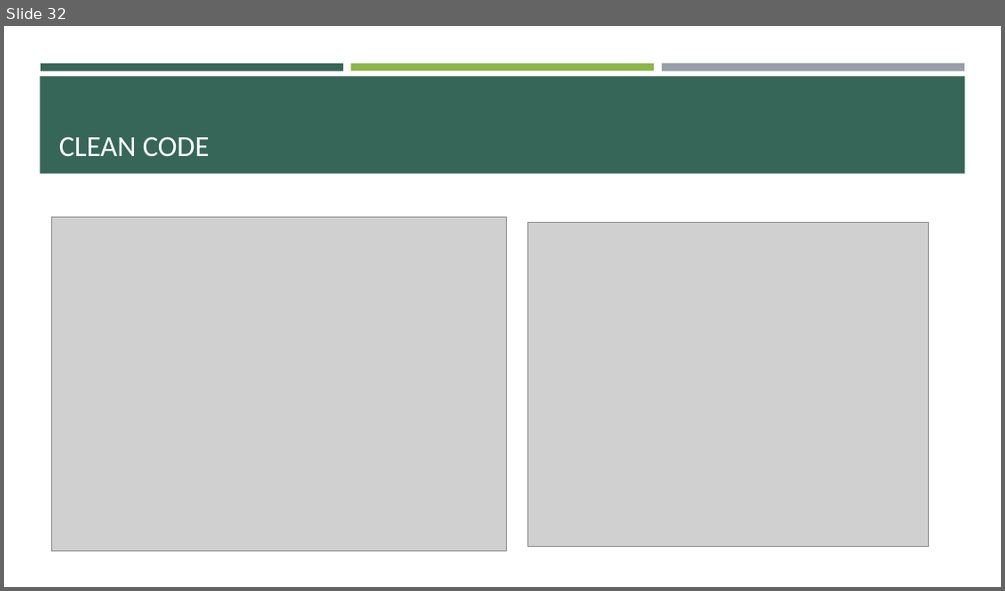
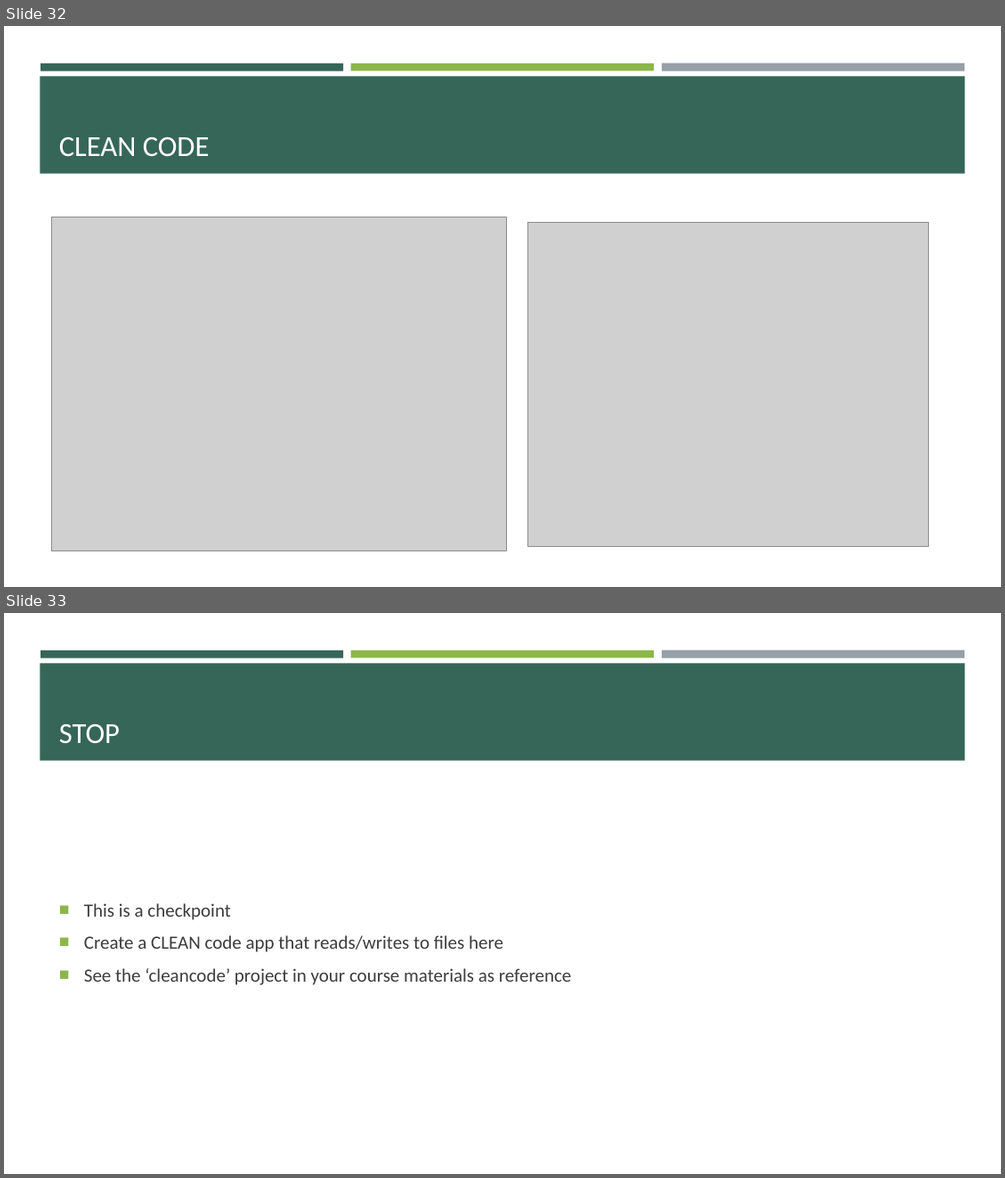
Before and after one commit to e-m-wilson/java-fs, a slide deck: Week_4/Advanced_Java_Design_Patterns_&_JDBC.pptx. Shown one above the other, each under a label of ours: slide 32 before the commit, slides 32 and 33 after it. The pictures are 1005x591 and 1005x1178 pixels, drawn with LibreOffice and Linux fonts; fonts in the diff are those of the drawing; grey boxes stand for pictures. Boxes give left, top, right and bottom in pixels: in the first picture for what was removed or moved away, otherwise in the second. Text is boxed around its words. In the diff, an @@ line names an element or a change of style, - is before the commit and + after.

```diff
--- a/Week_4/Advanced_Java_Design_Patterns_&_JDBC.pptx
+++ b/Week_4/Advanced_Java_Design_Patterns_&_JDBC.pptx
@@ slide 33 added at bbox=[4, 613, 1001, 1174], background #FFFFFF; not listed: 4 template elements that a slide beside it also shows @@
@@ title added at bbox=[59, 724, 120, 743], 28 pt, text #FFFFFF @@
+STOP
@@ text added at bbox=[84, 903, 571, 985], 18 pt, text #3D3D3D @@
+■ This is a checkpoint
+■ Create a CLEAN code app that reads/writes to files here
+■ See the ‘cleancode’ project in your course materials as reference
```
Also in this commit, not shown: 9 other slides added, 1 slide removed, 25 other files.
